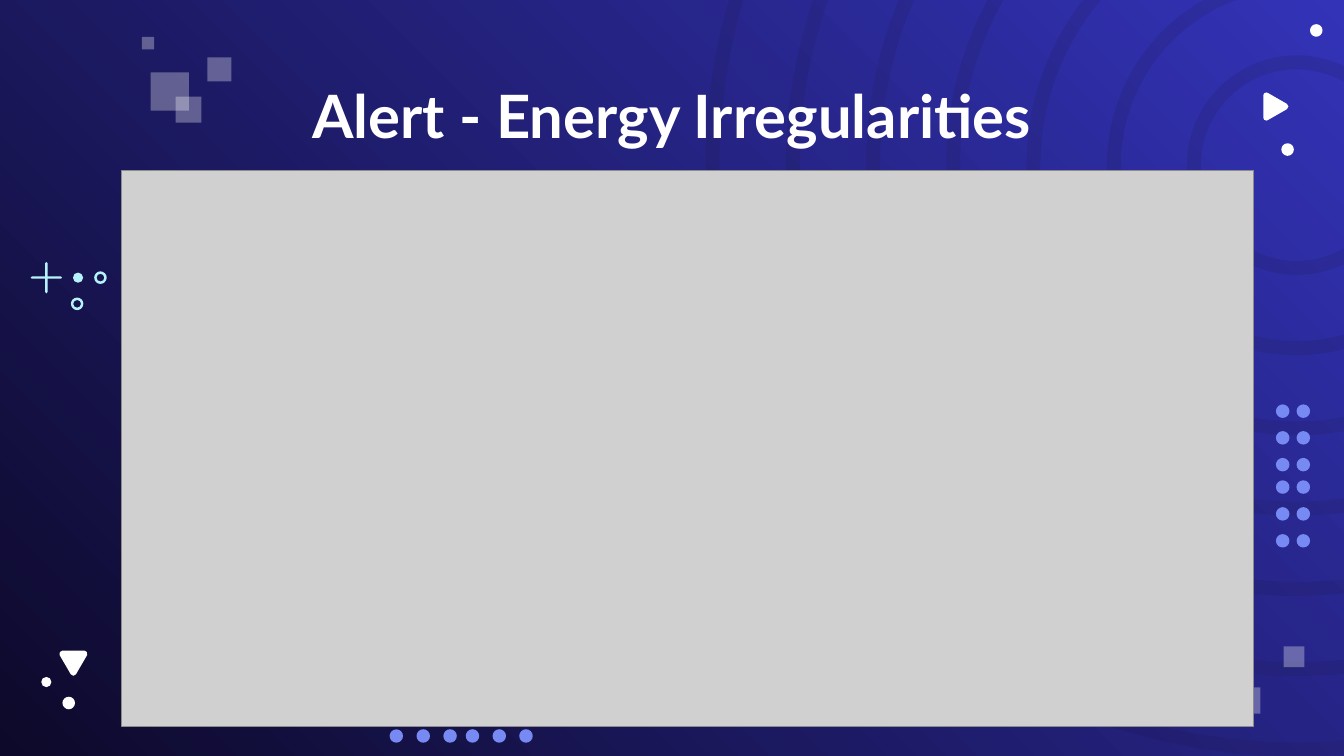
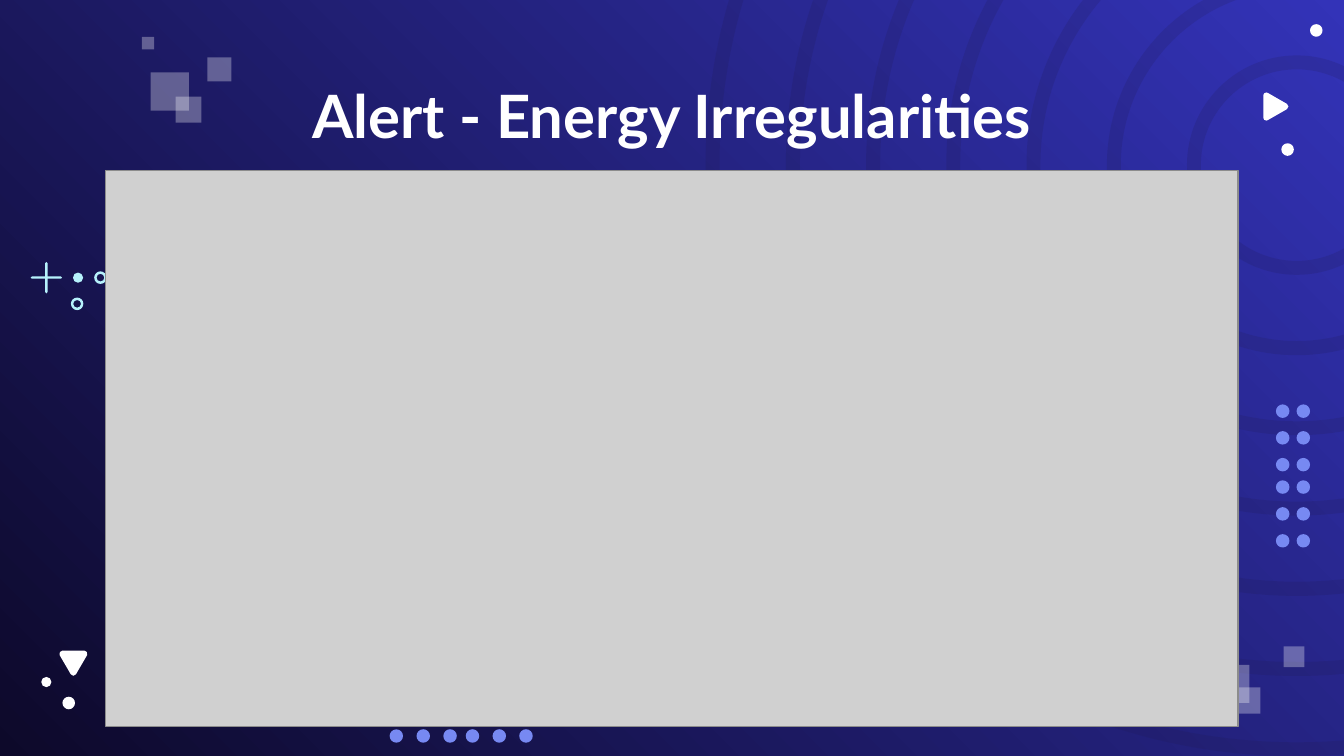
Before and after one commit to krishg-11/CS3704-Project, a slide deck: slide 18 of FinalPresentation.pptx (slide 17 before the commit). Drawn at 1344x756 pixels with LibreOffice and Linux fonts; fonts in the diff are those of the drawing; grey boxes stand for pictures. Boxes give left, top, right and bottom in pixels: in the first picture for what was removed or moved away, otherwise in the second. Text is boxed around its words. In the diff, an @@ line names an element or a change of style, - is before the commit and + after.

```diff
--- a/FinalPresentation.pptx
+++ b/FinalPresentation.pptx
@@ picture: place and size @@
-picture at <box>121,171,1254,727</box>
+picture at <box>106,171,1239,727</box>
@@ freeform shape added at <box>1212,665,1250,703</box>, fill #FFFFFF at 31% opacity @@
```
Also in this commit, not shown: 2 other slides changed, 1 slide added.
